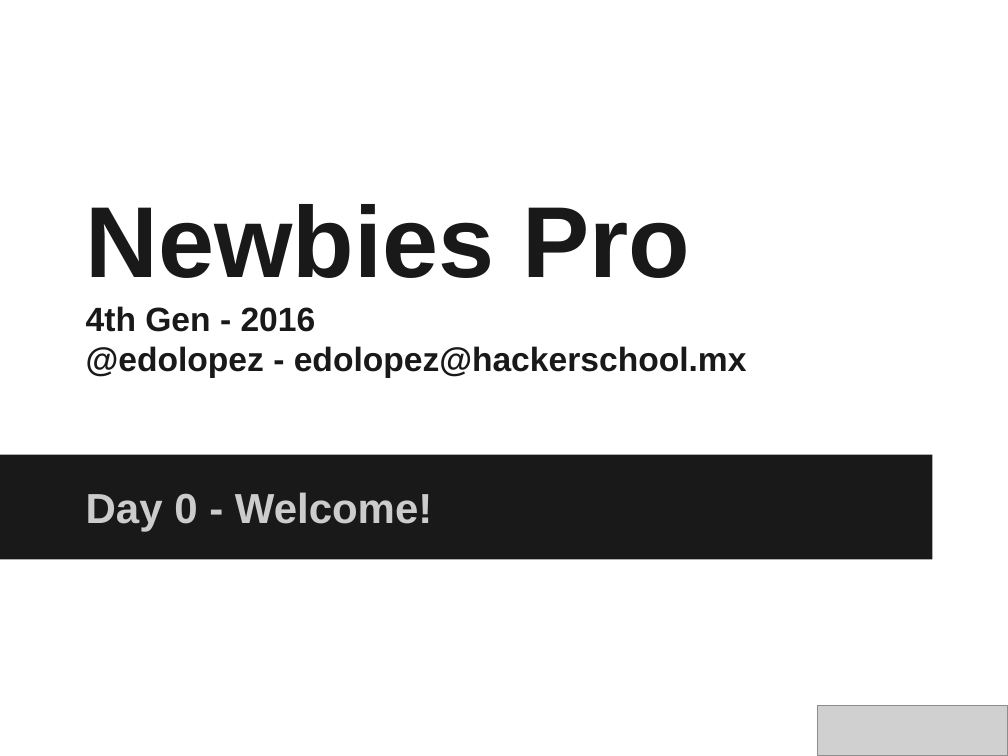
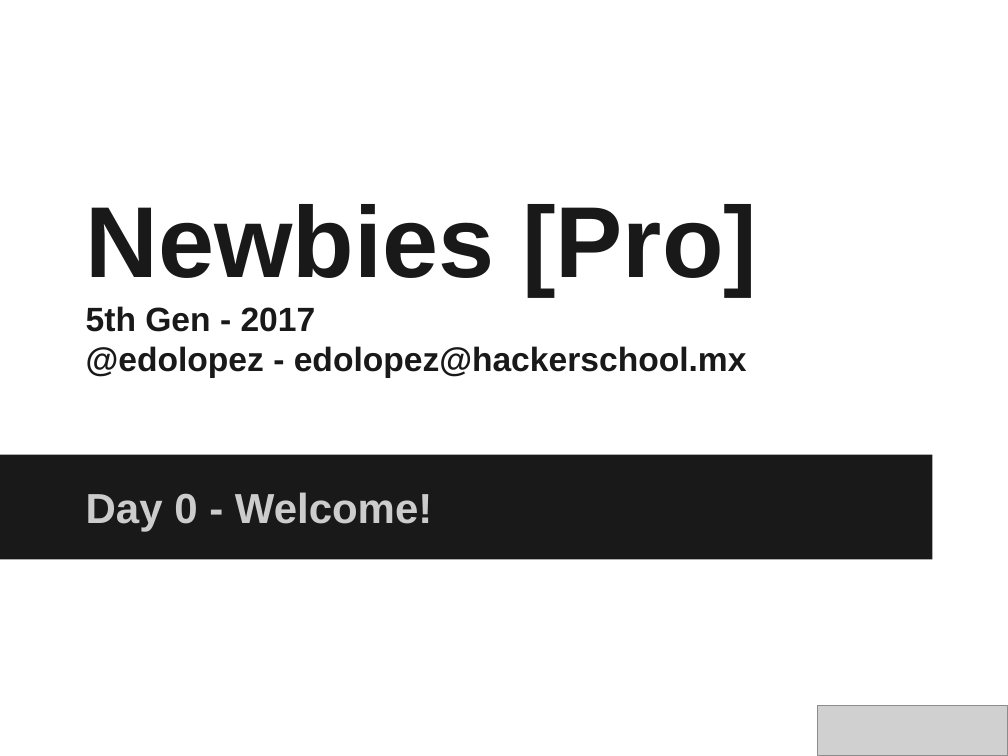
Before and after one commit to hackerschoolmty/newbies, a slide deck: slide 1 of Semana1/0. Intro/Newbies - Clase 0_ Inicio.pptx. Drawn at 1008x756 pixels with LibreOffice and Linux fonts; fonts in the diff are those of the drawing; grey boxes stand for pictures. Boxes give left, top, right and bottom in pixels: in the first picture for what was removed or moved away, otherwise in the second. Text is boxed around its words. In the diff, an @@ line names an element or a change of style, - is before the commit and + after.

```diff
--- a/Semana1/0. Intro/Newbies - Clase 0_ Inicio.pptx
+++ b/Semana1/0. Intro/Newbies - Clase 0_ Inicio.pptx
@@ title at (86, 204, 757, 332): text changed; size 24 to 72 pt @@
-Newbies Pro
-4th Gen - 2016
+Newbies [Pro]
+5th Gen - 2017
```
Also in this commit, not shown: 17 other slides changed, 4 slides added, 2 slides removed, 29 other files.
